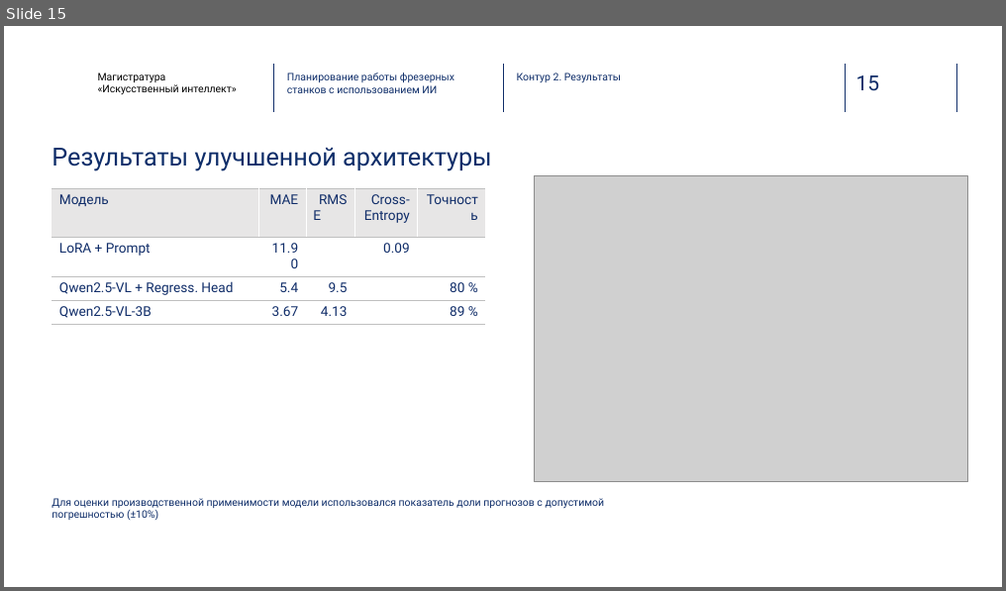
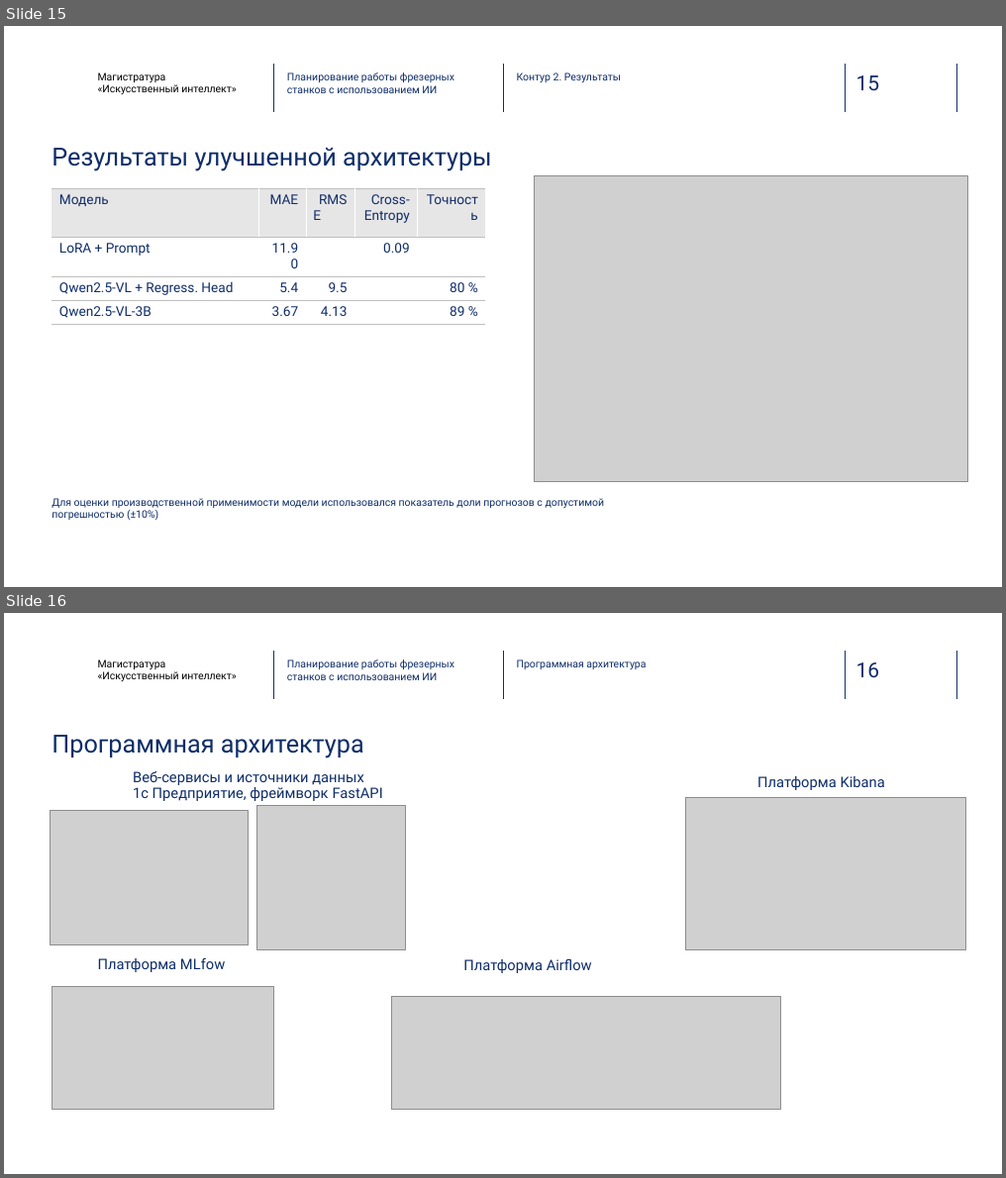
Before and after one commit to wizardkpb80/vkr, a slide deck: docs/ВКР_Дацюк.pptx. Shown one above the other, each under a label of ours: slide 15 before the commit, slides 15 and 16 after it. The pictures are 1006x591 and 1006x1178 pixels, drawn with LibreOffice and Linux fonts; fonts in the diff are those of the drawing; grey boxes stand for pictures; background and template pictures are left out. Boxes give left, top, right and bottom in pixels: in the first picture for what was removed or moved away, otherwise in the second. Text is boxed around its words. In the diff, an @@ line names an element or a change of style, - is before the commit and + after.

```diff
--- a/docs/ВКР_Дацюк.pptx
+++ b/docs/ВКР_Дацюк.pptx
@@ slide 16 added at bbox=[4, 613, 1002, 1174], background picture (left out); not listed: 5 template elements that a slide beside it also shows @@
@@ text added at bbox=[98, 660, 236, 681], 10 pt, text #000000 @@
+Магистратура
+«Искусственный интеллект»
@@ text added at bbox=[287, 660, 454, 680], 10 pt, text #0E2D69 @@
+Планирование работы фрезерных станков с использованием ИИ
@@ text added at bbox=[517, 660, 646, 669], 10 pt, text #0E2D69 @@
+Программная архитектура
@@ text added at bbox=[52, 735, 364, 759], 24 pt, text #0E2D69 @@
+Программная архитектура
@@ text added at bbox=[133, 771, 383, 801], 14 pt, text #0E2D69 @@
+Веб-сервисы и источники данных
+1с Предприятие, фреймворк FastAPI
@@ text added at bbox=[757, 776, 885, 790], 14 pt, text #0E2D69 @@
+Платформа Kibana
@@ picture added at bbox=[50, 811, 249, 945] @@
@@ picture added at bbox=[257, 805, 405, 951] @@
@@ picture added at bbox=[686, 797, 966, 950] @@
@@ text added at bbox=[98, 959, 225, 972], 14 pt, text #0E2D69 @@
+Платформа MLfow
@@ text added at bbox=[463, 959, 592, 973], 14 pt, text #0E2D69 @@
+Платформа Airflow
@@ picture added at bbox=[52, 986, 273, 1110] @@
@@ picture added at bbox=[391, 997, 780, 1110] @@
```
Also in this commit, not shown: 2 other files.
